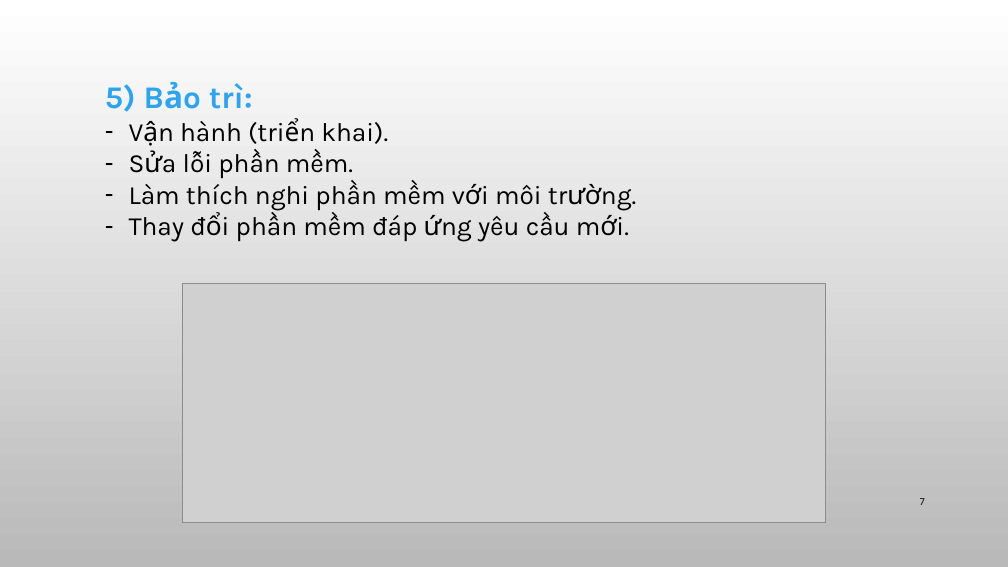
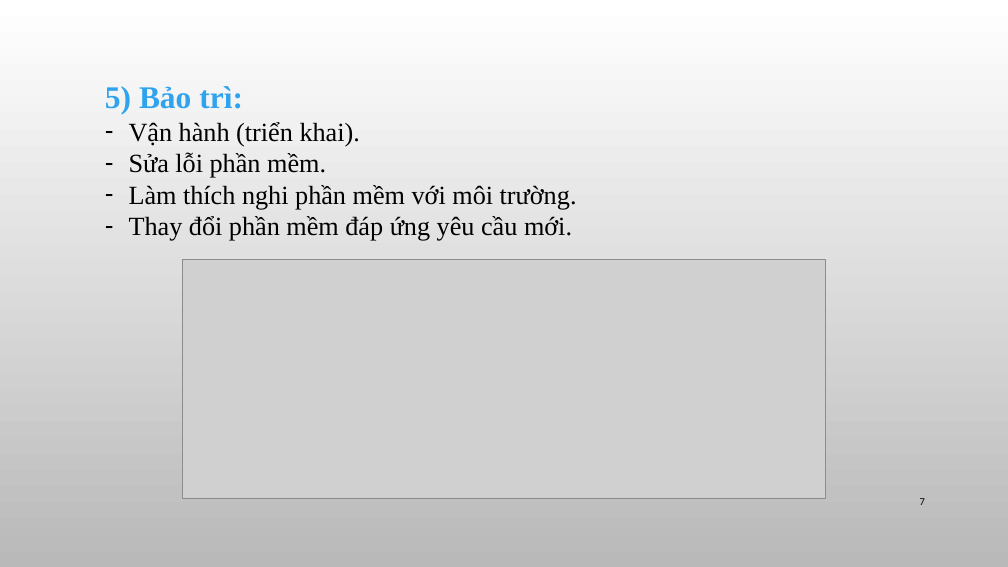
Before and after one commit to helloworldnmcnpm/studentmanagermentprogram, a slide deck: slide 7 of Slide seminar/Seminar.pptx. Drawn at 1008x567 pixels with LibreOffice and Linux fonts; fonts in the diff are those of the drawing; grey boxes stand for pictures; background and template pictures are left out. Boxes give left, top, right and bottom in pixels: in the first picture for what was removed or moved away, otherwise in the second. Text is boxed around its words. In the diff, an @@ line names an element or a change of style, - is before the commit and + after.

```diff
--- a/Slide seminar/Seminar.pptx
+++ b/Slide seminar/Seminar.pptx
@@ text "5) Bảo trì:" at (105, 86, 577, 241): font Karla to Times New Roman @@
@@ picture: place and size @@
-picture at (182, 284, 826, 523)
+picture at (182, 259, 826, 498)
```
Also in this commit, not shown: 9 other slides changed, 2 other files.
